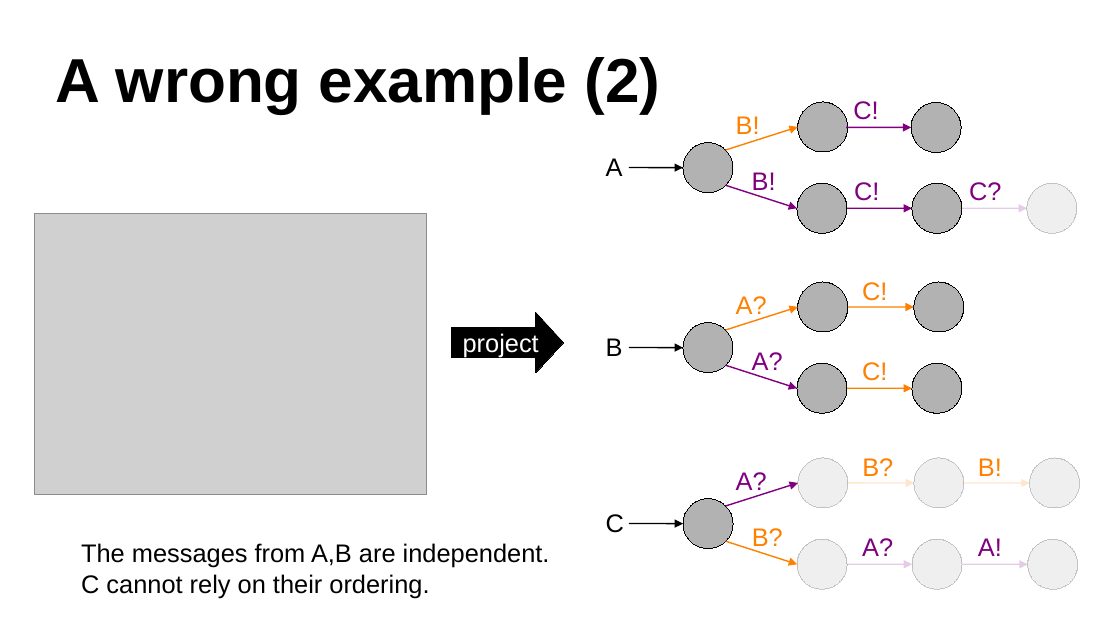
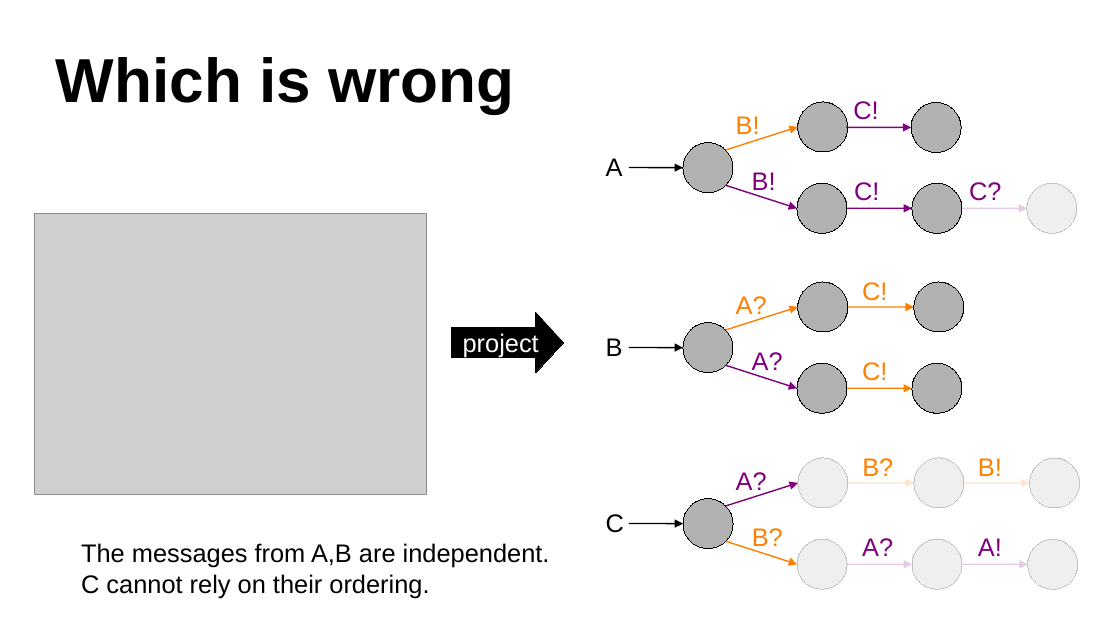
Before and after one commit to dzufferey/presentations, a slide deck: slide 25 of 2020_10_7_MPI_Lightning_Tutorial/McAndMst.odp. Drawn at 1120x630 pixels with LibreOffice and Linux fonts; fonts in the diff are those of the drawing; grey boxes stand for pictures. Boxes give left, top, right and bottom in pixels: in the first picture for what was removed or moved away, otherwise in the second. Text is boxed around its words. In the diff, an @@ line names an element or a change of style, - is before the commit and + after.

```diff
--- a/2020_10_7_MPI_Lightning_Tutorial/McAndMst.odp
+++ b/2020_10_7_MPI_Lightning_Tutorial/McAndMst.odp
@@ title at [56, 57, 514, 113]: text changed @@
-A wrong example (2)
+Which is wrong
```
Also in this commit, not shown: 7 other slides changed, 1 other file.
